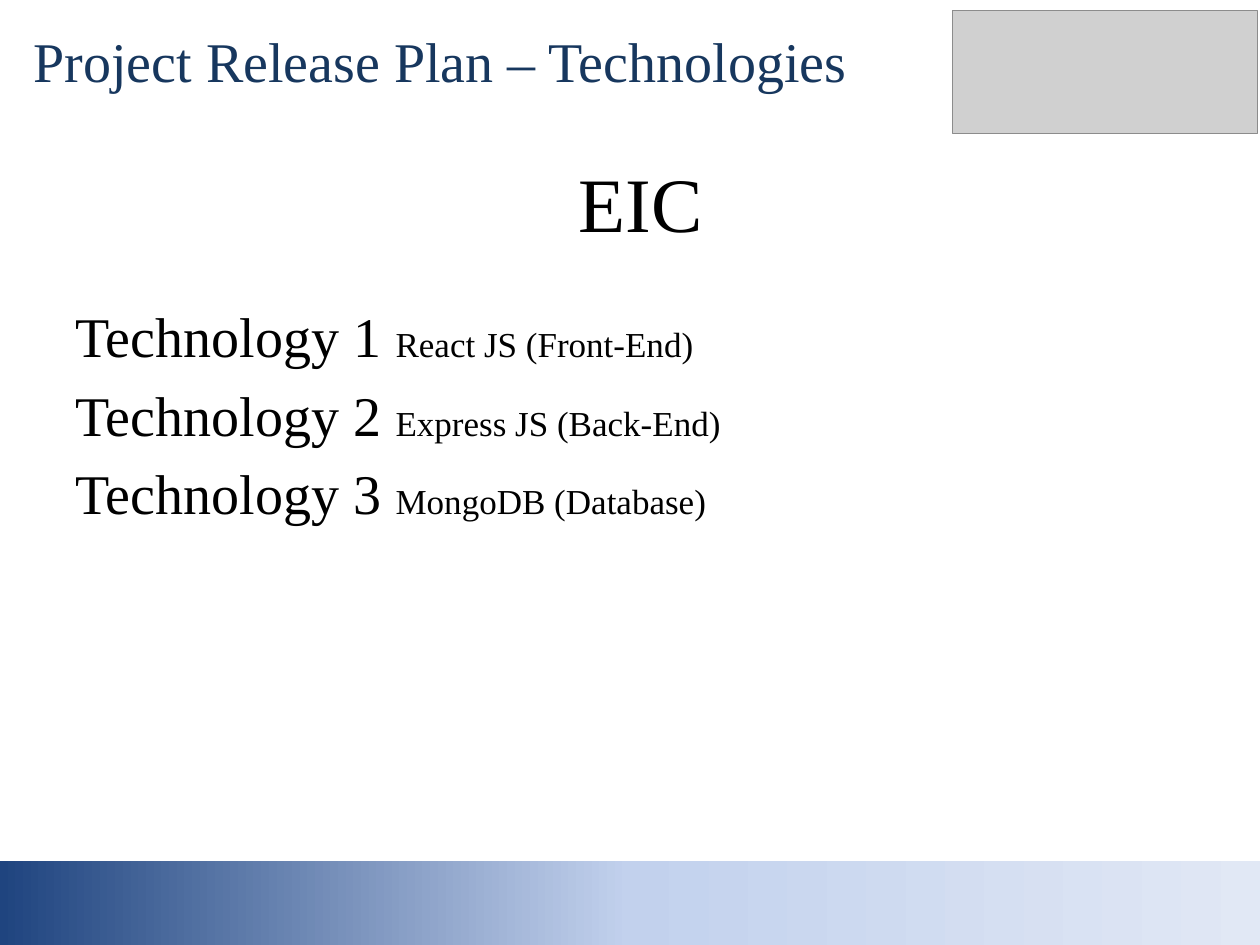
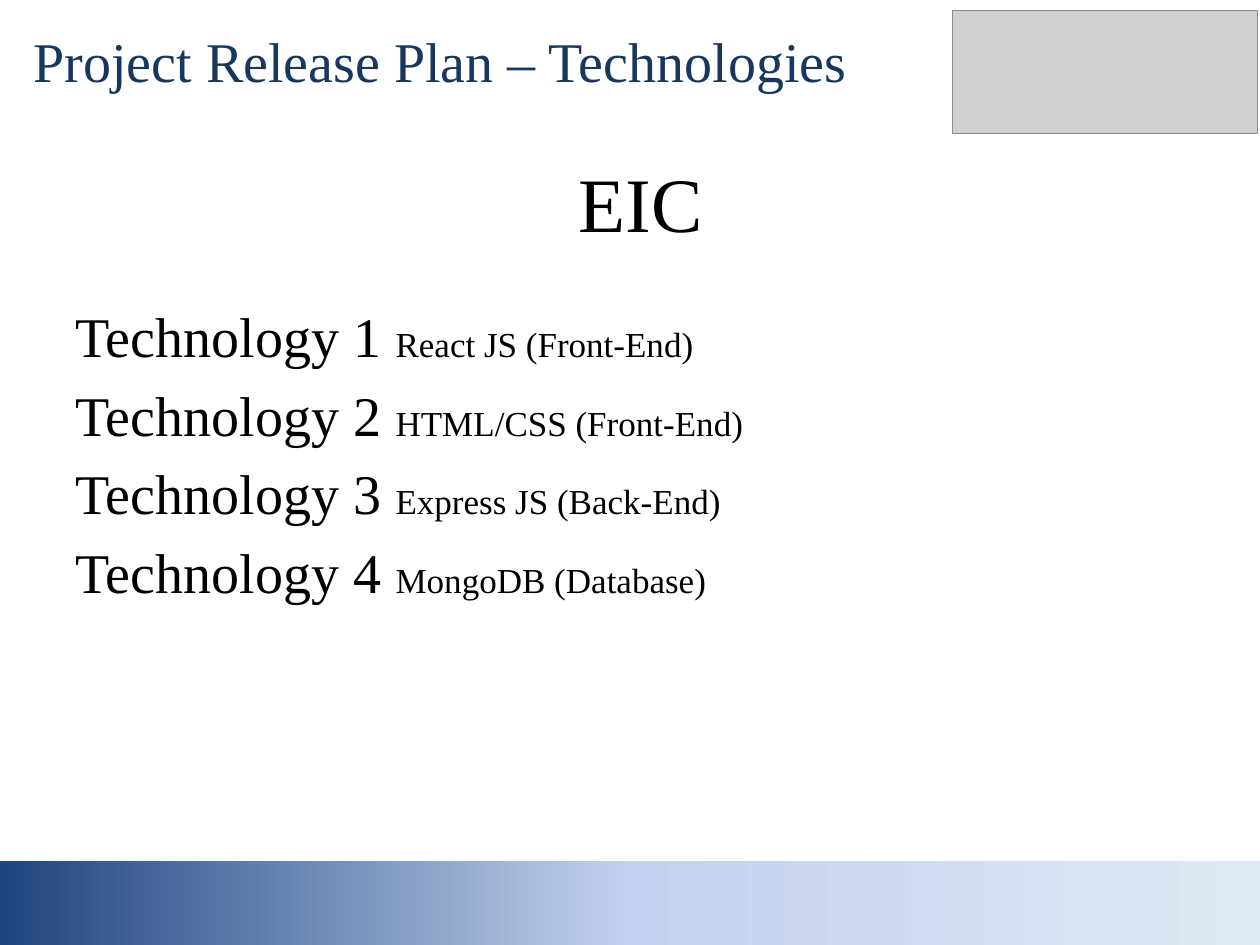
Before and after one commit to mpebbles/EIC, a slide deck: slide 9 of documents/EIC_initial_presentation.pptx. Drawn at 1260x945 pixels with LibreOffice and Linux fonts; fonts in the diff are those of the drawing; grey boxes stand for pictures. Boxes give left, top, right and bottom in pixels: in the first picture for what was removed or moved away, otherwise in the second. Text is boxed around its words. In the diff, an @@ line names an element or a change of style, - is before the commit and + after.

```diff
--- a/documents/EIC_initial_presentation.pptx
+++ b/documents/EIC_initial_presentation.pptx
@@ text at box(76, 397, 743, 603): text changed @@
-Technology 2 Express JS (Back-End)
-Technology 3 MongoDB (Database)
+Technology 2 HTML/CSS (Front-End)
+Technology 3 Express JS (Back-End)
+Technology 4 MongoDB (Database)
```
Also in this commit, not shown: 5 other slides changed, 2 other files.
